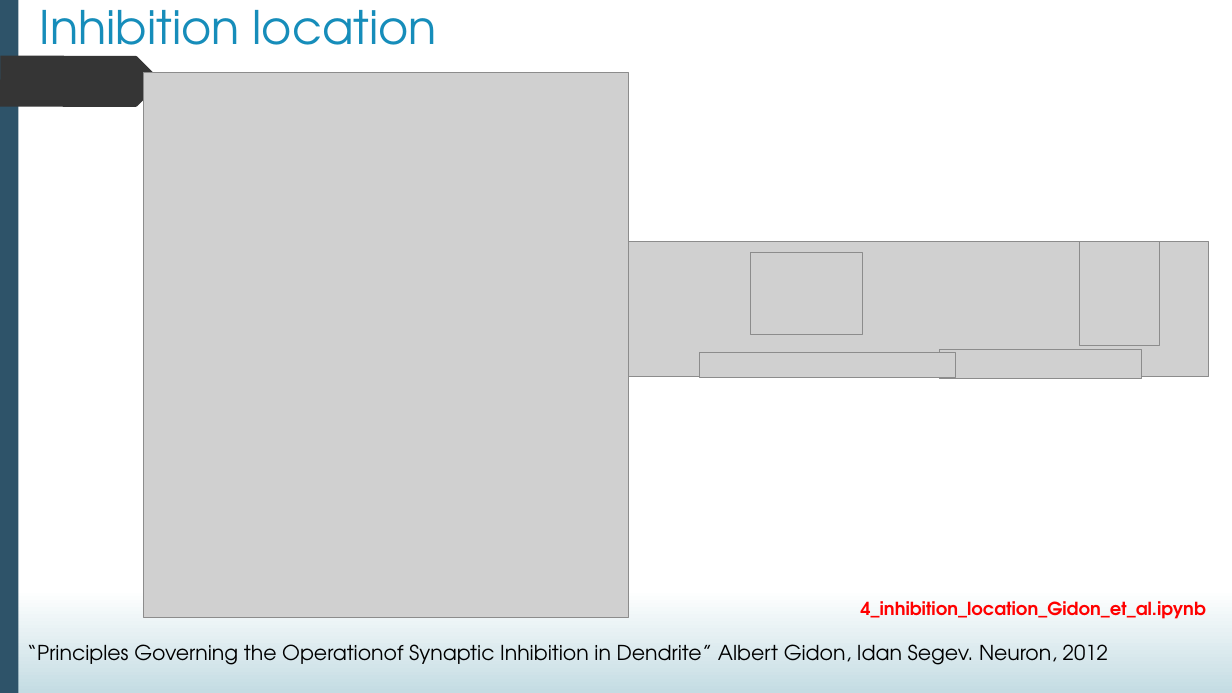
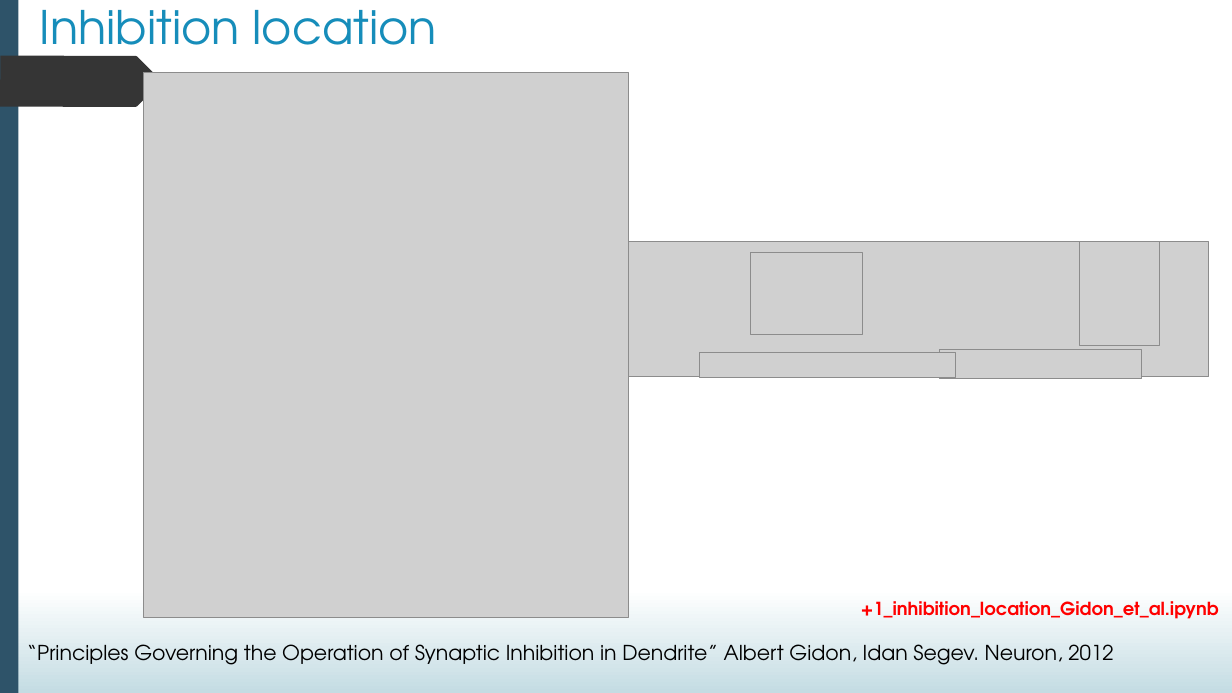
Before and after one commit to darshanmandge/EITN_fall_school_2023, a slide deck: slide 12 of NEURON_tutorial.pptx (slide 9 before the commit). Drawn at 1232x693 pixels with LibreOffice and Linux fonts; fonts in the diff are those of the drawing; grey boxes stand for pictures. Boxes give left, top, right and bottom in pixels: in the first picture for what was removed or moved away, otherwise in the second. Text is boxed around its words. In the diff, an @@ line names an element or a change of style, - is before the commit and + after.

```diff
--- a/NEURON_tutorial.pptx
+++ b/NEURON_tutorial.pptx
@@ text at box(861, 601, 1219, 619): text changed @@
-4_inhibition_location_Gidon_et_al.ipynb
++1_inhibition_location_Gidon_et_al.ipynb
@@ text at box(27, 644, 1113, 665): spaces changed @@
-“Principles Governing the Operationof Synaptic Inhibition in Dendrite” Albert Gidon, Idan Segev. Neuron, 2012
+“Principles Governing the Operation of Synaptic Inhibition in Dendrite” Albert Gidon, Idan Segev. Neuron, 2012
```
Also in this commit, not shown: 3 other slides changed, 2 slides added, 1 other file.
